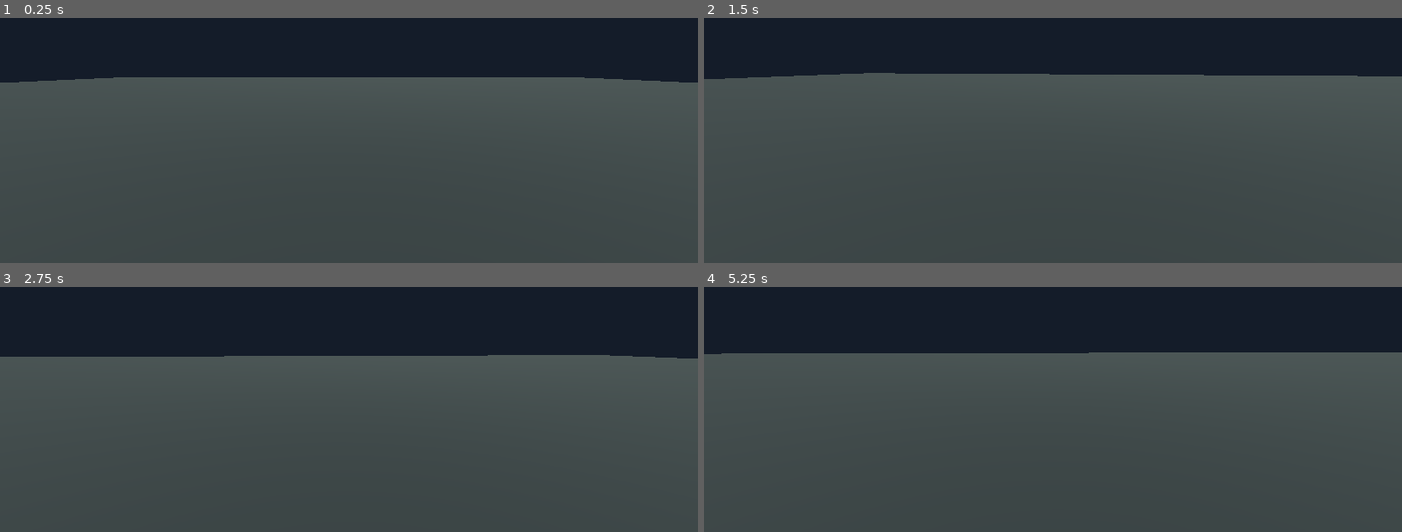
Above: before the commit, frames 1-4 (two rows, left to right).
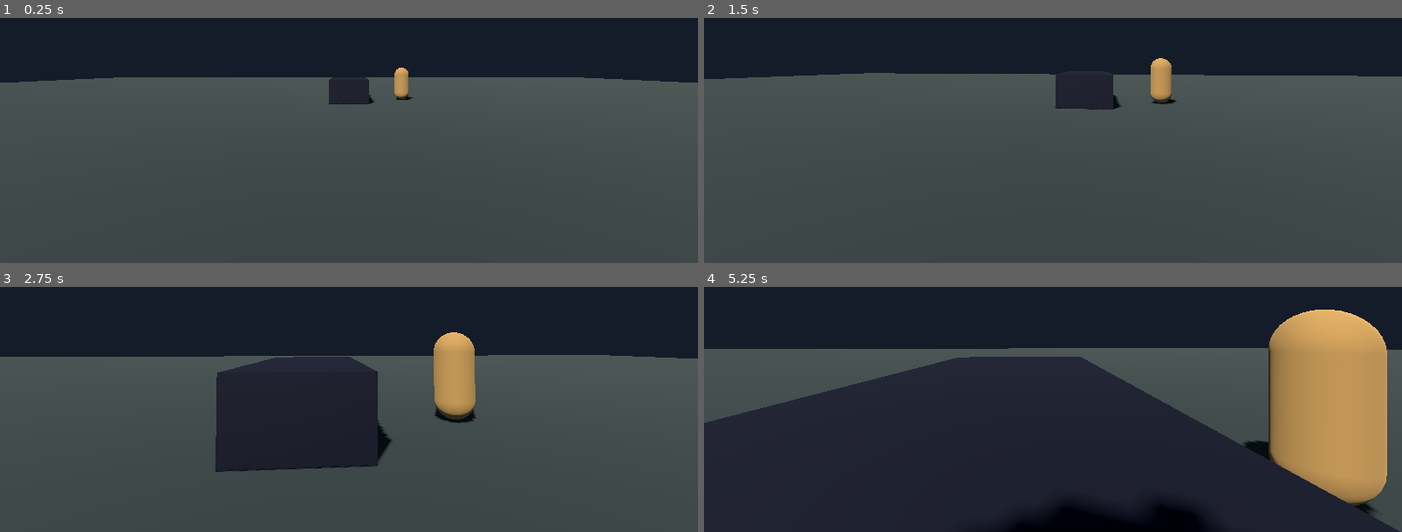
Above: after the commit, the same moments.

Repository: thedeverfankhajo-bot/PoliceSimulator3D
Game: Godot game, scene res://scenes/main/main.tscn
Same seed, same stepped clock (60 frames per second), same inputs: the game is played once before the commit and once after it.
Inputs (mouse positions are in pixels of both pictures, inside the frame that each line leads up to):
- Up to frame 1 (0.25 s): no input
- Up to frame 2 (1.5 s): tap Enter at 0.5 s; move the mouse to (1087, 64) at 0.52 s; hold W (move_forward) from 0.53 s (still down); tap E (interact) at 0.6, 1.35 s; move the mouse to (1018, 69) at 1.27 s
- Up to frame 3 (2.75 s): keep holding W (move_forward); move the mouse to (362, 328) at 2.02 s; tap E (interact) at 2.1 s
- Up to frame 4 (5.25 s): keep holding W (move_forward); move the mouse to (1046, 340) at 2.77 s; tap E (interact) every 0.75 s from 2.85 to 5.1 s; move the mouse to (1101, 340) at 3.52 s; move the mouse to (997, 331) at 4.27 s; move the mouse to (1059, 336) at 5.02 s

The runs differ from the first frame. In frame 1, 0.9% of the frame differs, in the area x 47-60%, y 20-36%; in frame 2, 1.7%; in frame 3, 12%; in frame 4, 63%, in the area x 0-100%, y 9-100%.
Error after the commit: Attempt to call function 'show_mission' in base 'null instance' on a null instance. (res://scripts/core/main.gd:28)

Commit message:
feat: compose first traffic stop scenario

Diff:
--- a/scripts/core/main.gd
+++ b/scripts/core/main.gd
@@ -1,10 +1,28 @@
 extends Node3D
-## Main world composition. Gameplay rules belong in isolated systems.
+## Main world composition. Gameplay rules stay in isolated systems.
+
+const PLAYER_SCENE := preload("res://scenes/player/player.tscn")
+const VEHICLE_SCENE := preload("res://scenes/vehicles/police_vehicle.tscn")
+const NPC_SCENE := preload("res://scenes/npcs/civilian_npc.tscn")
+const SCENARIO_SCRIPT := preload("res://scripts/missions/traffic_stop_scenario.gd")
 
 @onready var player_spawn: Marker3D = $PlayerSpawn
+@onready var hud: StatusHud = $StatusHUD
 
 func _ready() -> void:
-	var player_scene := preload("res://scenes/player/player.tscn")
-	var player := player_scene.instantiate()
+	var player := PLAYER_SCENE.instantiate()
 	player.global_position = player_spawn.global_position
 	add_child(player)
+
+	var vehicle: PoliceVehicle = VEHICLE_SCENE.instantiate()
+	vehicle.global_position = Vector3(0, 0, -8)
+	add_child(vehicle)
+
+	var npc: CivilianNPC = NPC_SCENE.instantiate()
+	npc.global_position = Vector3(3, 0, -8)
+	add_child(npc)
+
+	var scenario := SCENARIO_SCRIPT.new()
+	add_child(scenario)
+	scenario.setup(vehicle, npc)
+	hud.show_mission(scenario.mission)
